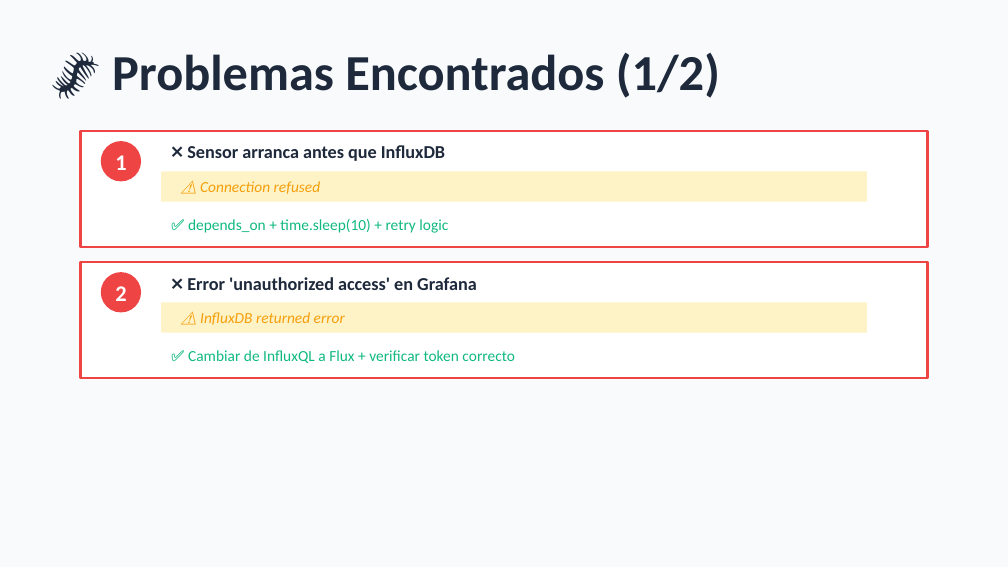
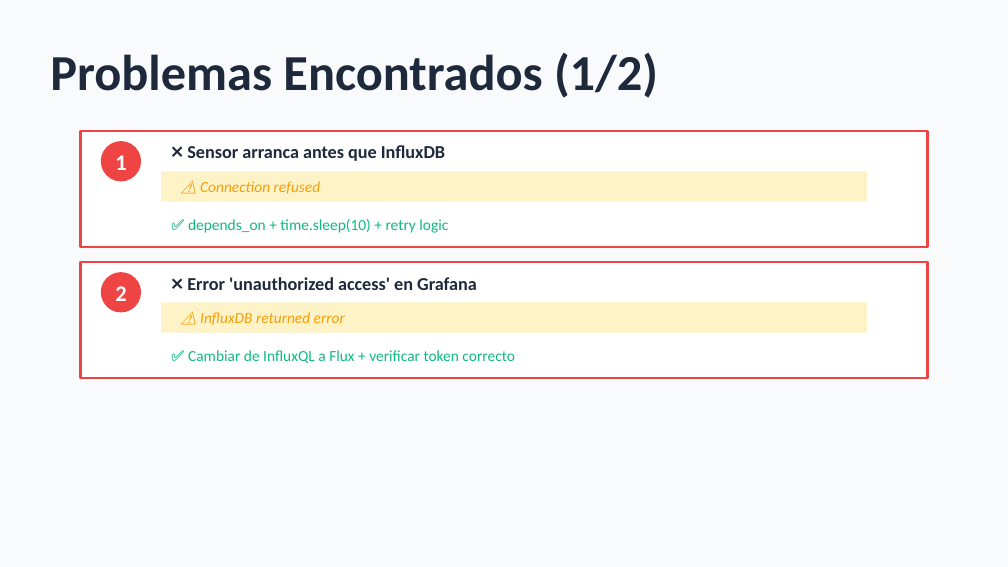
Before and after one commit to Jon8a/proyecto-iot, a slide deck: slide 10 of Presentacion_IoT_Completa.pptx. Drawn at 1008x567 pixels with LibreOffice and Linux fonts; fonts in the diff are those of the drawing. Boxes give left, top, right and bottom in pixels: in the first picture for what was removed or moved away, otherwise in the second. Text is boxed around its words. In the diff, an @@ line names an element or a change of style, - is before the commit and + after.

```diff
--- a/Presentacion_IoT_Completa.pptx
+++ b/Presentacion_IoT_Completa.pptx
@@ text at box(50, 53, 658, 98): text changed @@
-🐛 Problemas Encontrados (1/2)
+Problemas Encontrados (1/2)
```
Also in this commit, not shown: 3 other slides changed, 2 slides removed, 4 other files.
